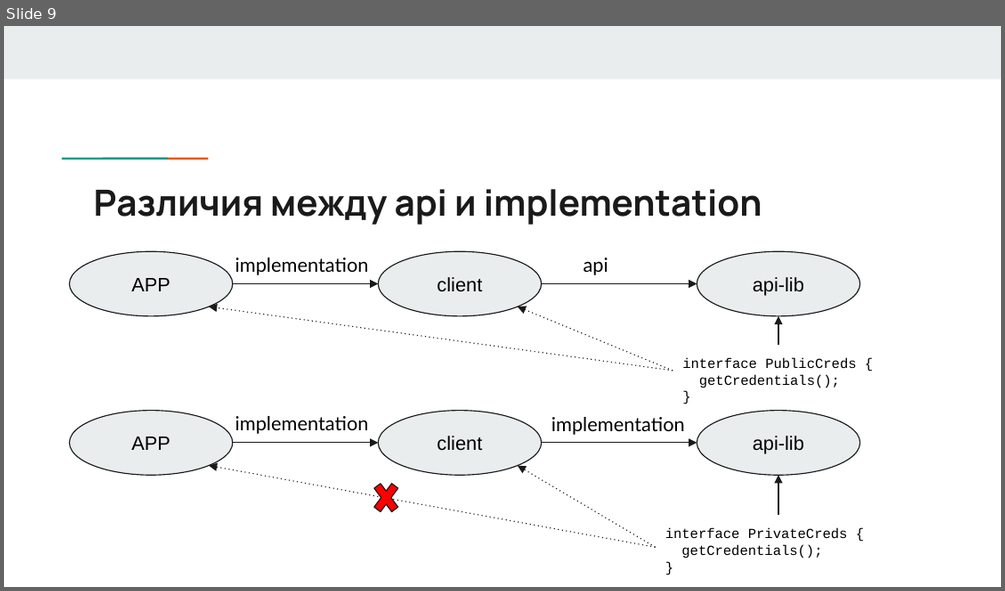
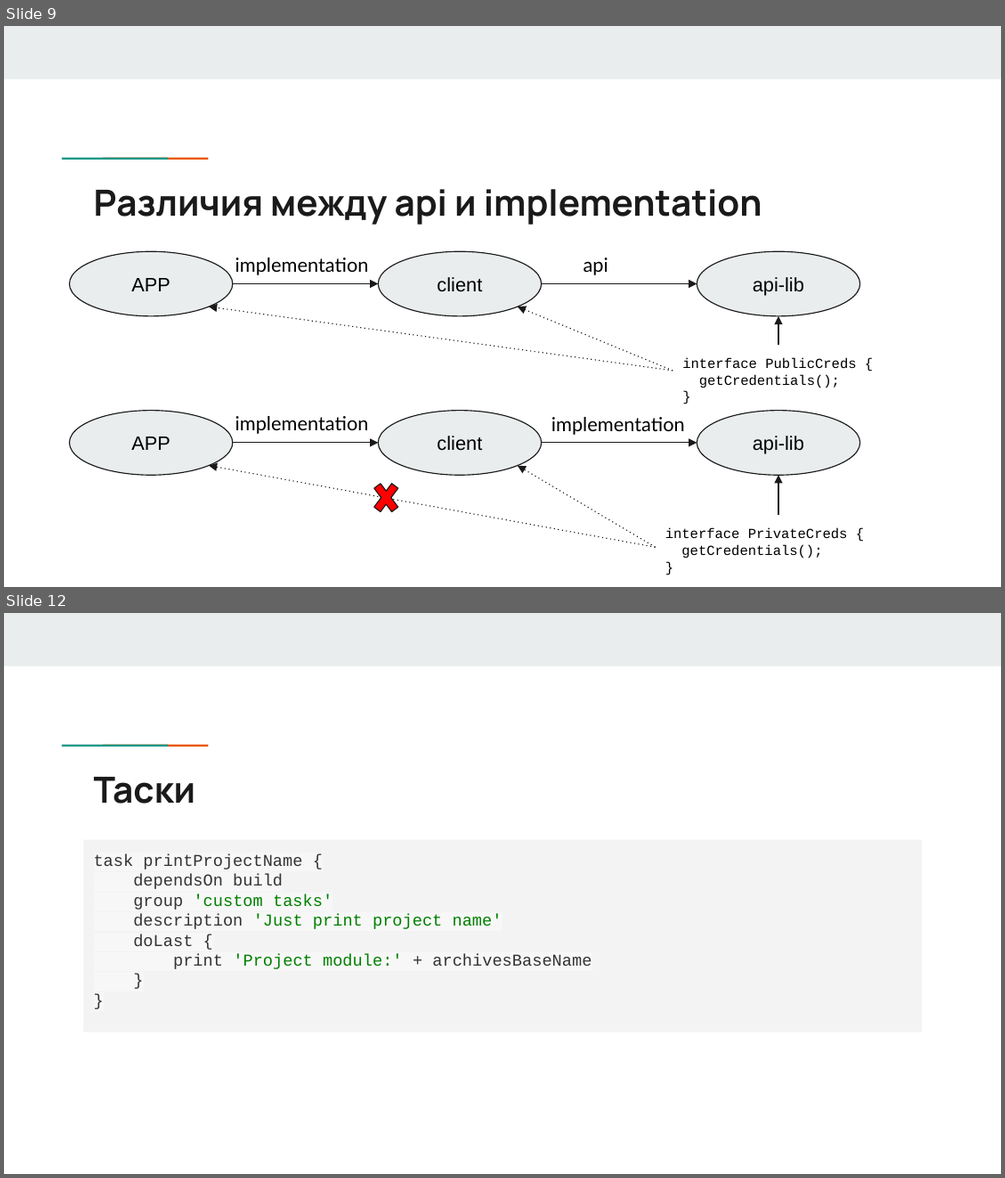
Before and after one commit to vav87/lections, a slide deck: x.x-build-tools/Инструменты сборки.pptx. Shown one above the other, each under a label of ours: slide 9 before the commit, slides 9 and 12 after it; the slides between them are not shown. The pictures are 1005x591 and 1005x1178 pixels, drawn with LibreOffice and Linux fonts; fonts in the diff are those of the drawing. Boxes give left, top, right and bottom in pixels: in the first picture for what was removed or moved away, otherwise in the second. Text is boxed around its words. In the diff, an @@ line names an element or a change of style, - is before the commit and + after.

Commit message:
Edit build tools and add some examples

```diff
--- a/x.x-build-tools/Инструменты сборки.pptx
+++ b/x.x-build-tools/Инструменты сборки.pptx
@@ slide 12 added at bbox=[4, 613, 1001, 1174], background #FFFFFF; not listed: 3 template elements that a slide beside it also shows @@
@@ title added at bbox=[94, 777, 196, 803], 26 pt, text #1A1A1A, bold @@
+Таски
@@ text added at bbox=[84, 839, 922, 1031], fill #F3F3F3, 12 pt, text #333333 @@
+task printProjectName {
+dependsOn build
+group 'custom tasks'
+description 'Just print project name'
+doLast {
+print 'Project module:' + archivesBaseName
+}
+}
```
Also in this commit, not shown: 1 slide changed, 1 other slide added, 8 other files.
